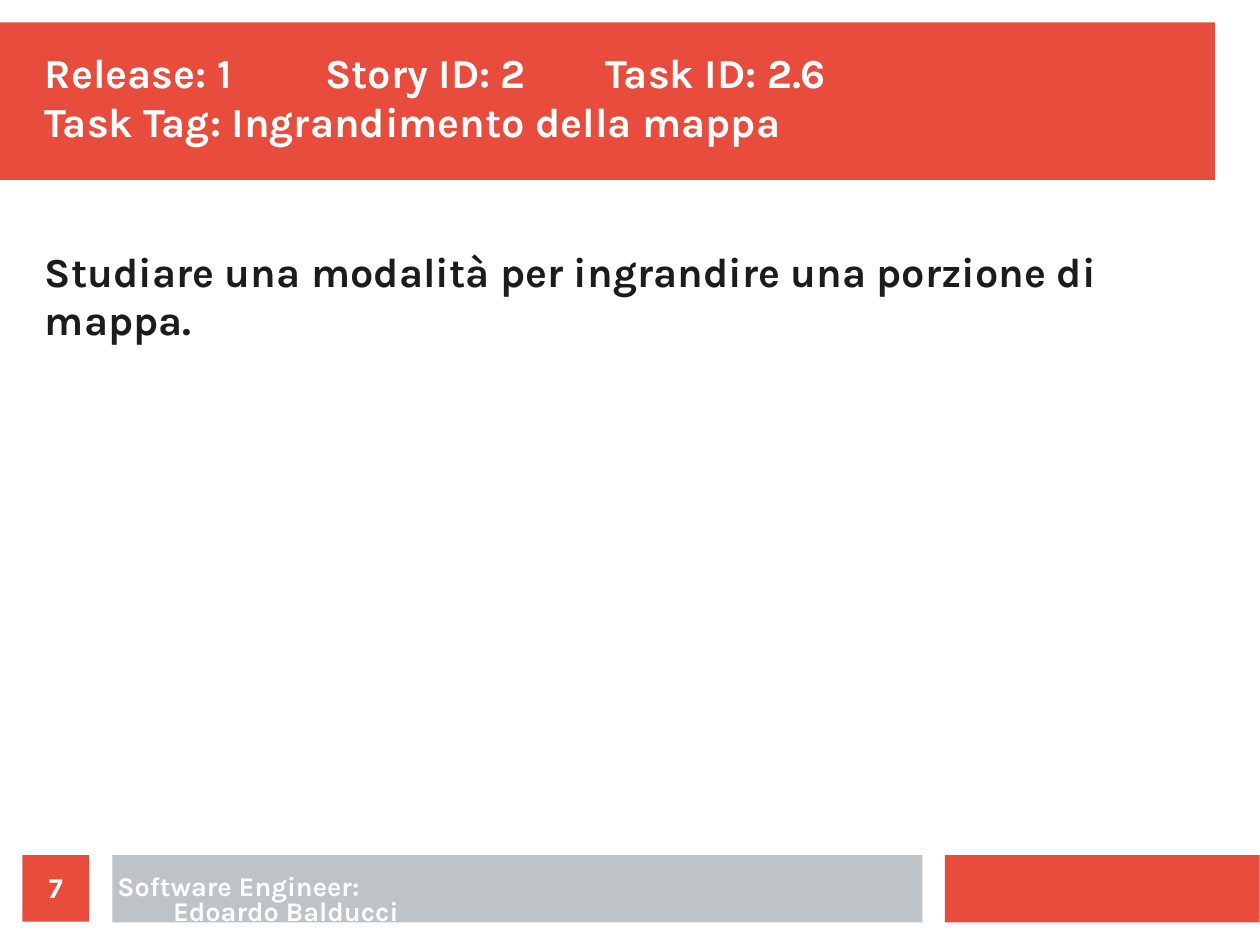
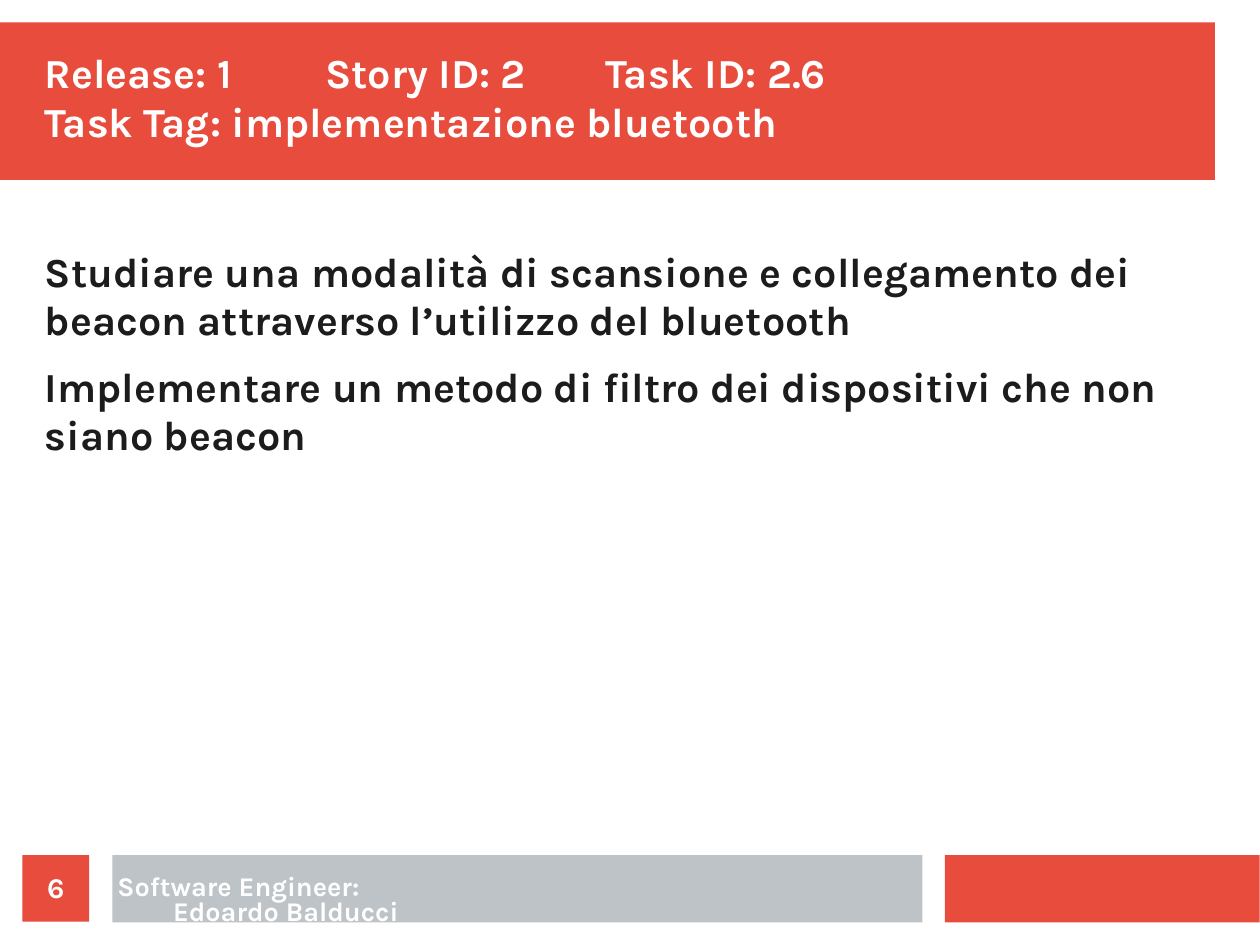
Before and after one commit to ecorradini/ProgettoIDS, a slide deck: slide 6 of AnalisiRequisiti/Task/UT2/TaskGestioneMappeClient.ppt (slide 7 before the commit). Drawn at 1260x945 pixels with LibreOffice and Linux fonts; fonts in the diff are those of the drawing. Boxes give left, top, right and bottom in pixels: in the first picture for what was removed or moved away, otherwise in the second. Text is boxed around its words. In the diff, an @@ line names an element or a change of style, - is before the commit and + after.

Commit message:
task gestutclient
task gestutclient

```diff
--- a/AnalisiRequisiti/Task/UT2/TaskGestioneMappeClient.ppt
+++ b/AnalisiRequisiti/Task/UT2/TaskGestioneMappeClient.ppt
@@ text at <box>45,59,826,148</box>: text changed @@
-Release: 1 Story ID: 2 Task ID: 2.6
-Task Tag: Ingrandimento della mappa
+Release: 1 Story ID: 2 Task ID: 2.6
+Task Tag: implementazione bluetooth
@@ text at <box>45,254,1156,451</box>: text changed @@
-Studiare una modalità per ingrandire una porzione di mappa.
+Studiare una modalità di scansione e collegamento dei beacon attraverso l’utilizzo del bluetooth
+Implementare un metodo di filtro dei dispositivi che non siano beacon
@@ page number at <box>47,879,64,899</box>: text changed @@
-7
+6
```
Also in this commit, not shown: 4 other slides changed.
